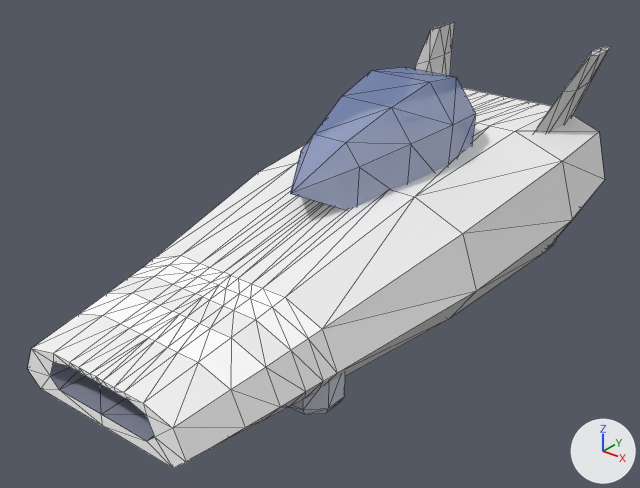
A saved change to the OBJ model sdcard5/apps/cosmozoom.app/models/hull_comet.obj.
One viewpoint serves both versions: a 50 mm camera at (2.54, -3.65, 2.44) aimed at (-0.06, -0.39, 0.42). Every picture has the same lights, and +X, +Y and +Z are marked at lower right. The older version comes first. Mesh edges are drawn as thin lines. Where no turn or scale is listed for an object, it has been applied to the vertices.

In view in the first picture: 'hull_comet'.
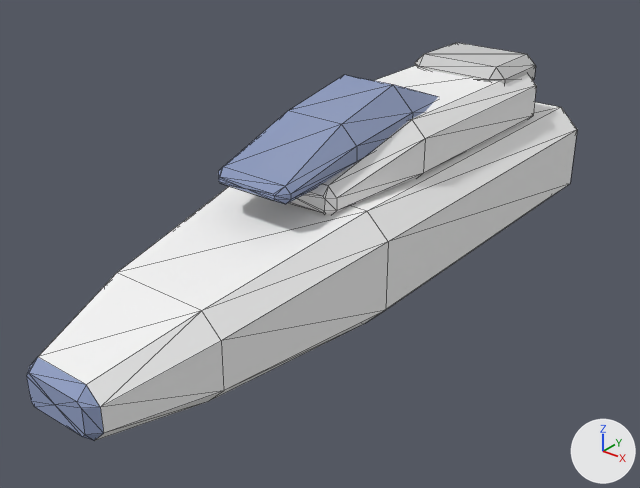
What changed in the scene script:
```text
Change mat_tint:
    mat_tint.alpha: 0.62 -> 0.88
Add mat_slate:
    mat_slate = principled_material('slate')
    mat_slate.base_color = (0.29, 0.353, 0.557)  # greyish blue #93a0c5
    mat_slate.roughness = 1.0
Change me_hull_comet:
    used by ob_hull_comet; location = (0.0, 0.0, 0.0)
    remove me_hull_comet.from_pydata(...)  # 383 vertices, 696 faces; spans x -0.8..0.8, y -1.9..1.68, z 0.02..1.2
    remove me_hull_comet.materials.append(mat_darkgrey)  # grey #878b9e
    remove me_hull_comet.materials.append(mat_grey)  # light grey #c4c8d4
    add me_hull_comet.from_pydata(...)  # 176 vertices, 336 faces; spans x -0.5..0.5, y -2.1..1.53, z 0.2..1.24
    me_hull_comet part 1: the loose piece of 203 vertices spanning x -0.8..0.8, y -1.9..1.5, z 0.13..1.2 is rebuilt with 50 vertices and now spans x -0.5..0.5, y -2.1..1.53, z 0.2..0.8
    me_hull_comet part 2: a new loose piece of 50 vertices spanning x -0.27..0.27, y -1.0..0.4, z 0.9..1.24, in mat_tint (greyish blue #93a0c5)
    me_hull_comet part 3: a new loose piece of 42 vertices spanning x -0.36..0.36, y -0.74..1.18, z 0.75..1.09, in mat_paint1 (white #f4f4f4)
    me_hull_comet part 4: a new loose piece of 34 vertices spanning x -0.3..0.3, y 0.75..1.25, z 0.96..1.16, in mat_paint2 (light grey #cbcbcb)
    me_hull_comet part 5: 10 loose pieces with 180 vertices, spanning x -0.6..0.6, y -1.19..1.68, z 0.02..1.17, are deleted
    remove me_hull_comet.materials.append(mat_plasma_glow)  # cyan #cffaff, glowing cyan #cffaff
    remove me_hull_comet.materials.append(mat_white)  # white #ffffff
    add me_hull_comet.materials.append(mat_slate)  # greyish blue #93a0c5
```

Boxes [x1, y1, x2, y2] around the edits, measured in the pictures (640 x 488 px):
'hull_comet', surface changed, reshaped (11% shorter): before [28, 22, 611, 468]; after [26, 43, 577, 441]
part 1 of me_hull_comet, rebuilt (15% shorter): before [28, 67, 605, 468]; after [26, 102, 577, 441]
part 2 of me_hull_comet, added: after [218, 75, 438, 204]
part 3 of me_hull_comet, added: after [289, 65, 536, 215]
part 4 of me_hull_comet, added: after [415, 43, 536, 85]
part 5 of me_hull_comet, deleted (mostly hidden): before [290, 22, 611, 414]
